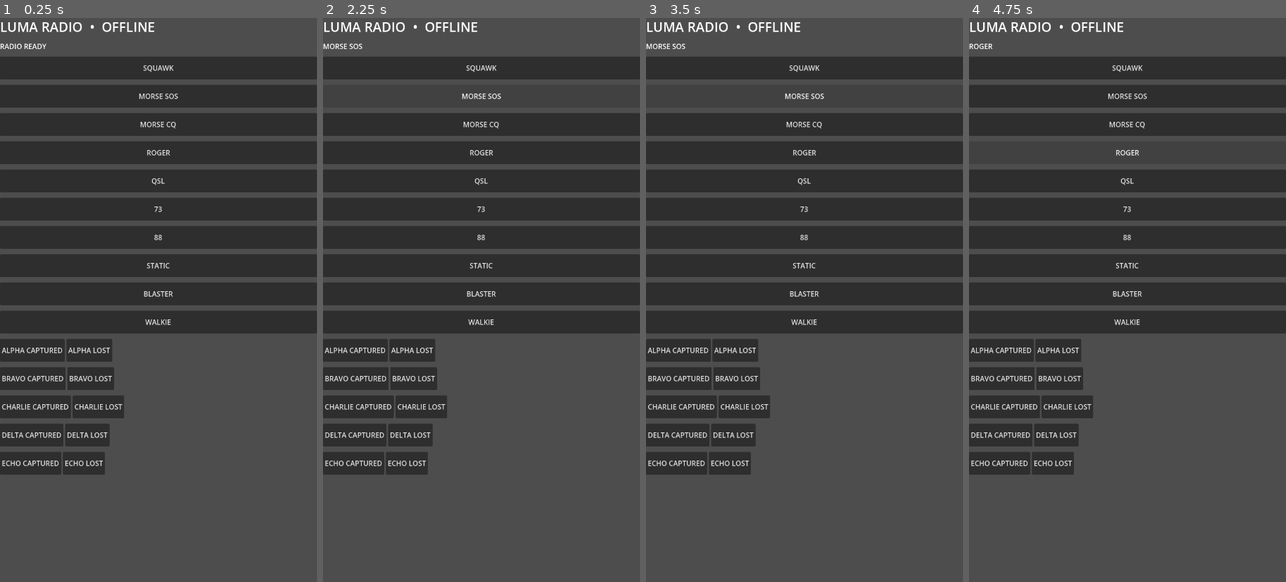
Above: before the commit, frames 1-4 (left to right).
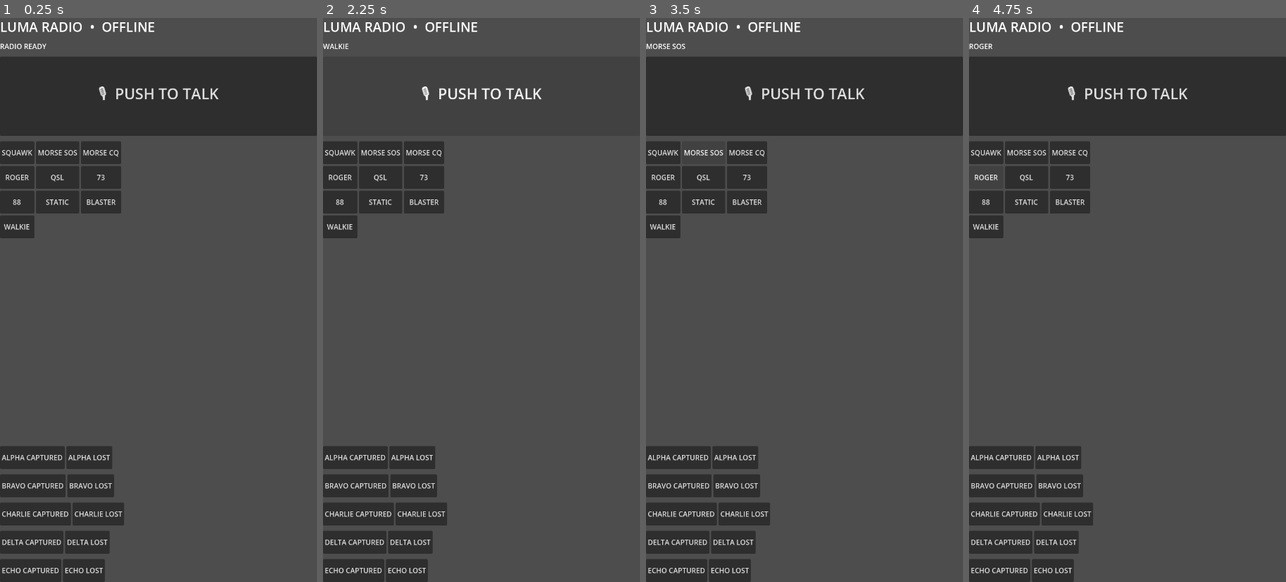
Above: after the commit, the same moments.

Repository: Tricky-Nerdy/LumaRadio
Game: Godot game, scene res://scenes/main.tscn
Two runs of this game, one before a commit and one after it. Both use one fixed random seed, a clock stepped at 60 frames per second and the inputs below.
Inputs (mouse positions are in pixels of both pictures, inside the frame that each line leads up to):
- Up to frame 1 (0.25 s): no input
- Up to frame 2 (2.25 s): click "WALKIE" at 0.5 s; click "SQUAWK" at 1.25 s; click (481, 96) at 2 s, where only the run after the commit has a clickable "🎙 PUSH TO TALK"
- Up to frame 3 (3.5 s): click "MORSE SOS" at 2.75 s
- Up to frame 4 (4.75 s): click "MORSE CQ" at 3.5 s; click "ROGER" at 4.25 s

The runs differ from the first frame. In frame 1, 39% of the frame differs, in the area x 0-100%, y 8-100%; in frame 2, 37%; in frame 3, 39%; in frame 4, 36%.

Commit message:
Radio soundboard layout with large PTT button

Diff:
--- a/scripts/main.gd
+++ b/scripts/main.gd
@@ -22,8 +22,18 @@
     panel.add_child(status)
     player = AudioStreamPlayer.new()
     add_child(player)
+    var mic := Button.new()
+    mic.text = "🎙  PUSH TO TALK"
+    mic.custom_minimum_size = Vector2(0, 180)
+    mic.add_theme_font_size_override("font_size", 34)
+    mic.button_down.connect(func(): _signal("WALKIE"))
+    panel.add_child(mic)
+    var grid := GridContainer.new()
+    grid.columns = 3
+    grid.size_flags_vertical = Control.SIZE_EXPAND_FILL
+    panel.add_child(grid)
     for label in SIGNALS:
-        _button(panel, label, Callable(self, "_signal").bind(label))
+        _button(grid, label, Callable(self, "_signal").bind(label))
     for point in POINTS:
         var row := HBoxContainer.new()
         panel.add_child(row)
